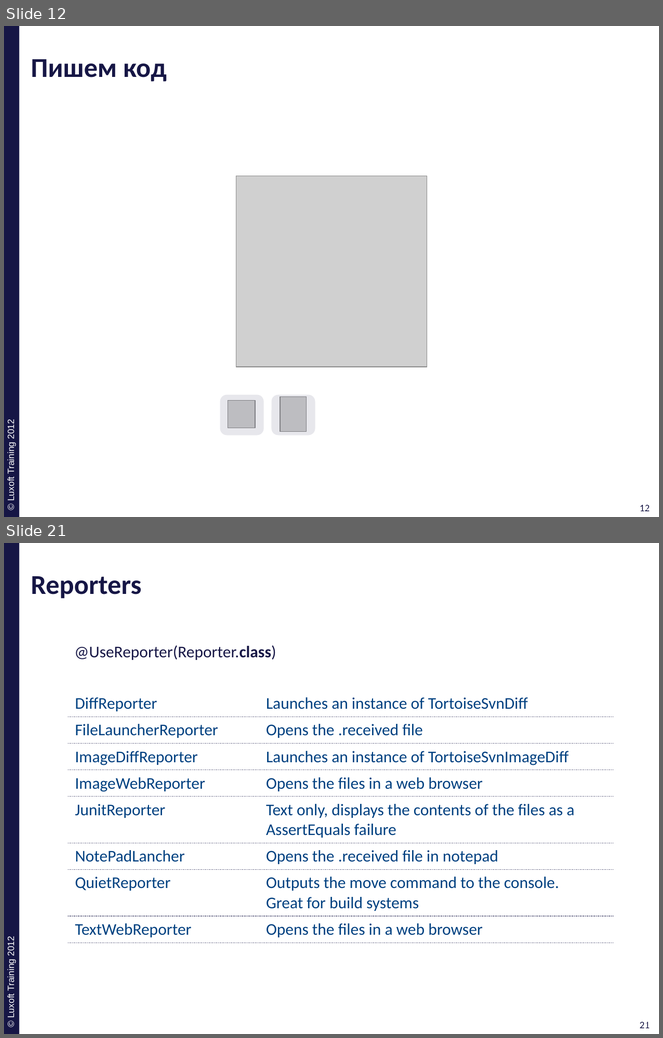
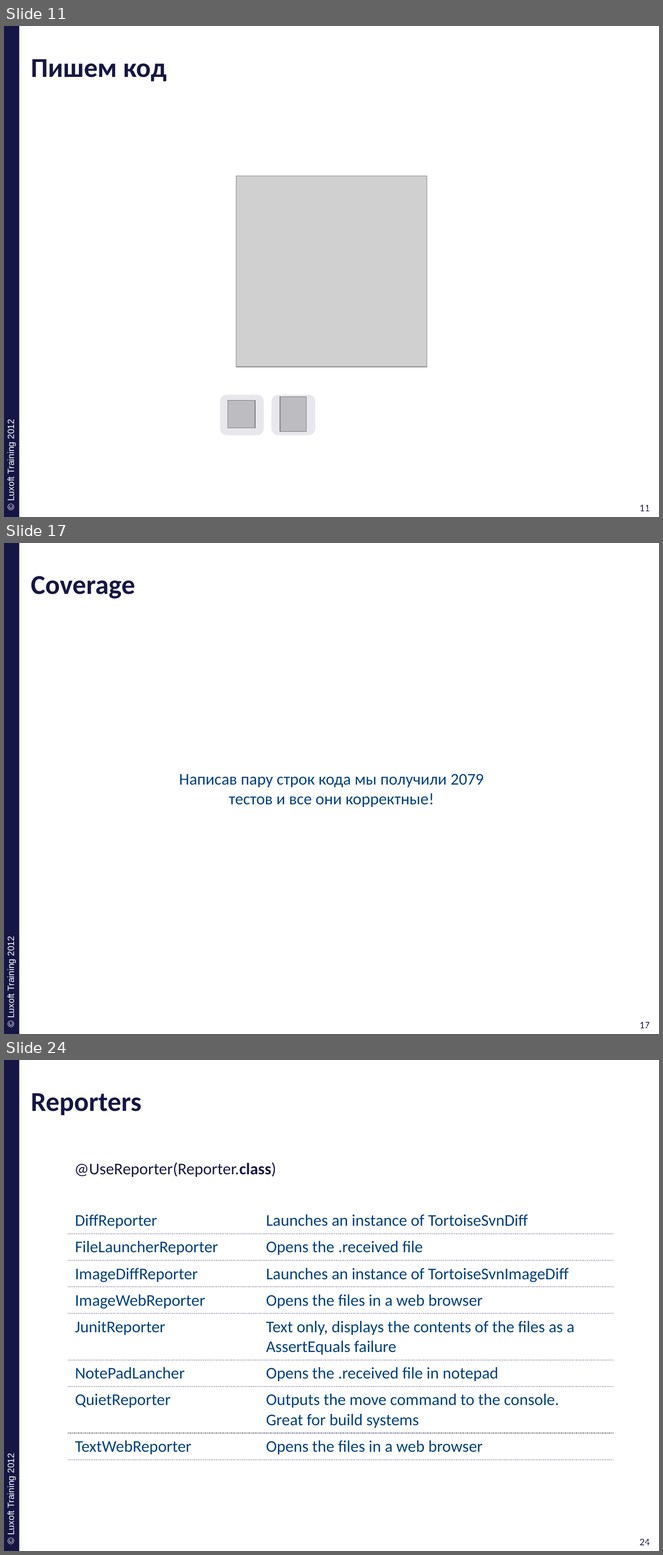
Before and after one commit to ivan-dyachenko/Trainings, a slide deck: Test Driven Development/materials/pptx/10. TDD-Approval.pptx. Shown one above the other, each under a label of ours: slides 12 and 21 before the commit, slides 11, 17 and 24 after it; the slides between them are not shown. The pictures are 663x1038 and 663x1555 pixels, drawn with LibreOffice and Linux fonts; fonts in the diff are those of the drawing; grey boxes stand for pictures; background and template pictures are left out. Boxes give left, top, right and bottom in pixels: in the first picture for what was removed or moved away, otherwise in the second. Text is boxed around its words. In the diff, an @@ line names an element or a change of style, - is before the commit and + after.

```diff
--- a/Test Driven Development/materials/pptx/10. TDD-Approval.pptx
+++ b/Test Driven Development/materials/pptx/10. TDD-Approval.pptx
@@ slide 17 added at (4,543,659,1034), background #FFFFFF; not listed: 4 template elements that a slide beside it also shows @@
@@ title added at (31,576,136,599), 30 pt, text #161645, bold @@
+Coverage
@@ text added at (179,774,484,807), 18 pt, text #004080 @@
+Написав пару строк кода мы получили 2079 тестов и все они корректные!
@@ what was slide 12 is now slide 11 @@
@@ page number at (640,505,650,512): text changed @@
-12
+11
@@ page number at (644,505,653,512): text changed @@
-12
+11
@@ what was slide 21 is now slide 24 @@
@@ page number at (640,1539,650,1546): text changed @@
-21
+24
@@ page number at (643,1539,653,1546): text changed @@
-21
+24
```
Also in this commit, not shown: 7 slides changed, 6 other slides added, 4 slides removed, 13 other files.
